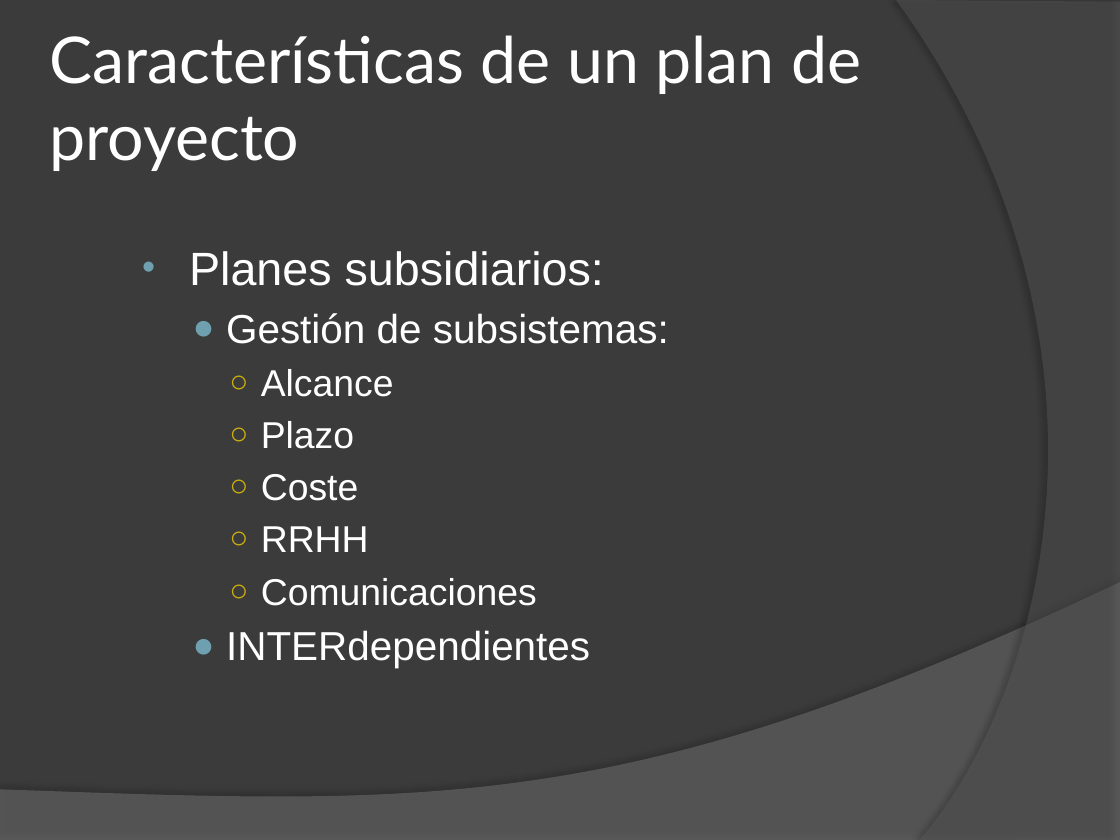
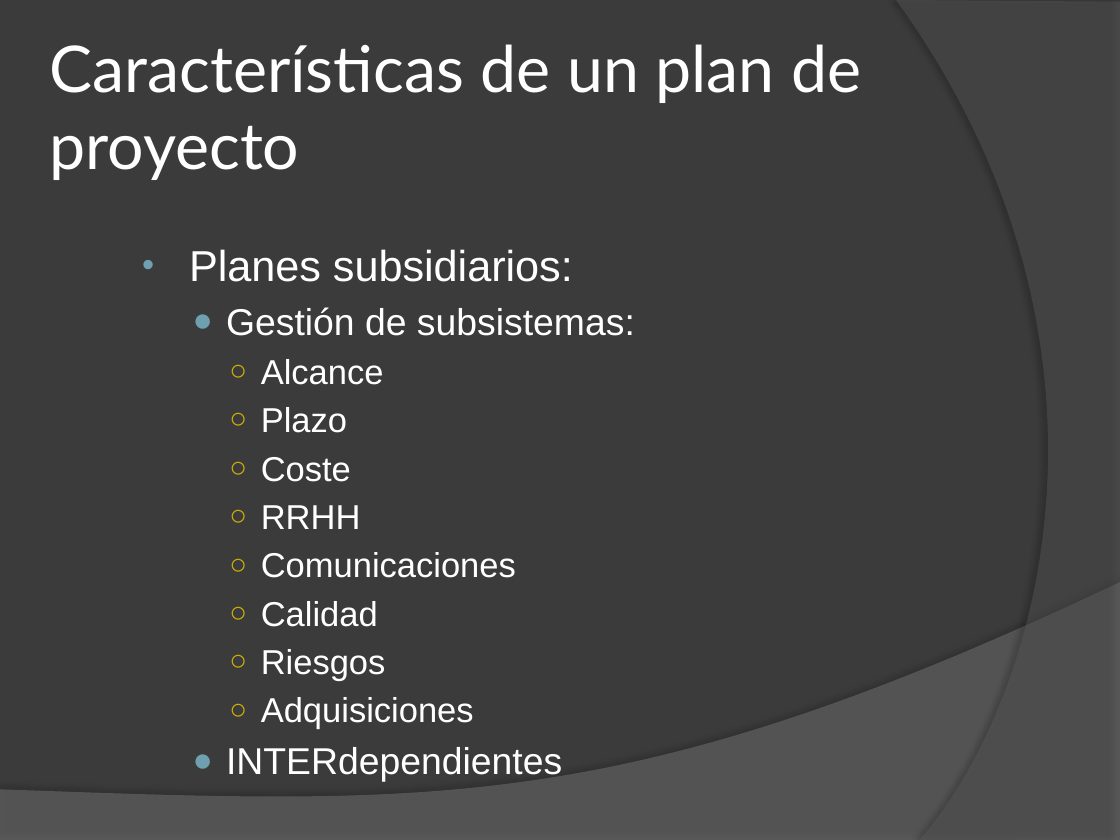
Before and after one commit to Mauroche85/edirpro, a slide deck: slide 5 of boda/090424_plan_proyecto.pptx. Drawn at 1120x840 pixels with LibreOffice and Linux fonts; fonts in the diff are those of the drawing. Boxes give left, top, right and bottom in pixels: in the first picture for what was removed or moved away, otherwise in the second. Text is boxed around its words. In the diff, an @@ line names an element or a change of style, - is before the commit and + after.

```diff
--- a/boda/090424_plan_proyecto.pptx
+++ b/boda/090424_plan_proyecto.pptx
@@ title "Características de un plan de ...": place and size @@
-title "Características de un plan de ..." at (49, 35, 861, 171)
+title "Características de un plan de ..." at (49, 44, 861, 180)
@@ text at (189, 249, 635, 782): size 30 to 27.8 pt in "Planes subsidiarios:"; size 26 to 24.1 pt in "Gestión de subsistemas:", "INTERdependientes"; size 24 to 22.2 pt in "Alcance", "Plazo", "Coste", "RRHH" and 1 more places @@
@@ text at (261, 601, 474, 729): paragraphs added @@
+    ○ Calidad
+    ○ Riesgos
+    ○ Adquisiciones
```
Also in this commit, not shown: 5 other slides changed, 1 slide added, 2 other files.
